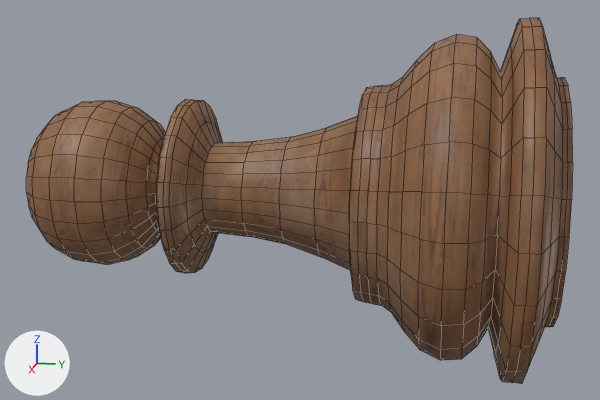
The OBJ model Content/Models/Pawn.obj as it was, and as the next commit left it.
Camera for both pictures: a 50 mm camera at (2.96, -0.32, 0.71) aimed at (0.39, -0.84, 0.06). The axes (+X, +Y, +Z) are drawn at lower left. The lights are the same throughout. Mesh edges are drawn as thin lines. Where no turn or scale is listed for an object, it has been applied to the vertices.
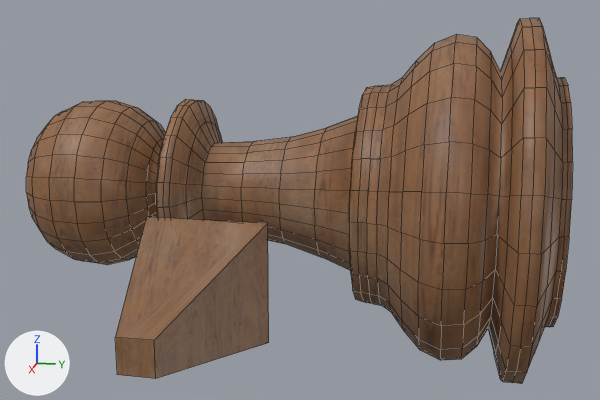
The newer file is also turned or shifted as a whole; pictures and numbers use the older file's frame.

The change, as a list of edits to the scene's bpy script:
```text
Change me_cube:
    used by ob_cube; location = (0.0, 0.0, 0.0)
    verts and faces of me_cube; kept vertices keep their numbers, new ones are numbered from 1009
    remove me_cube.from_pydata(...)  # 1009 vertices, 1008 faces; spans x -0.63..0.63, y -1.97..0.0, z -0.63..0.63
    add me_cube.from_pydata(...)  # 1017 vertices, 1014 faces; spans x -0.63..1.5, y -1.97..0.0, z -0.63..0.63
    me_cube part 1
    add verts[1009] = (1.02, -0.79, -0.16)  # pixel (268, 342)
    add verts[1010] = (1.02, -1.11, -0.16)
    add verts[1011] = (1.02, -0.79, 0.16)  # pixel (267, 223)
    add verts[1012] = (1.02, -1.11, 0.16)  # pixel (146, 216)
    add verts[1013] = (1.5, -0.91, -0.04)  # pixel (155, 378)
    add verts[1014] = (1.5, -0.99, -0.04)  # pixel (117, 374)
    add verts[1015] = (1.5, -0.91, 0.04)  # pixel (154, 340)
    add verts[1016] = (1.5, -0.99, 0.04)  # pixel (115, 337)
    add faces += [(1009, 1010, 1012, 1011), (1011, 1012, 1016, 1015), (1013, 1015, 1016, 1014), (1009, 1013, 1014, 1010), (1009, 1011, 1015, 1013), (1010, 1014, 1016, 1012)]
```

Location of each change, [x1, y1, x2, y2] in pixels of the pictures (600 x 400 px):
part 1 of me_cube, added (brown): after [115, 217, 269, 378]
